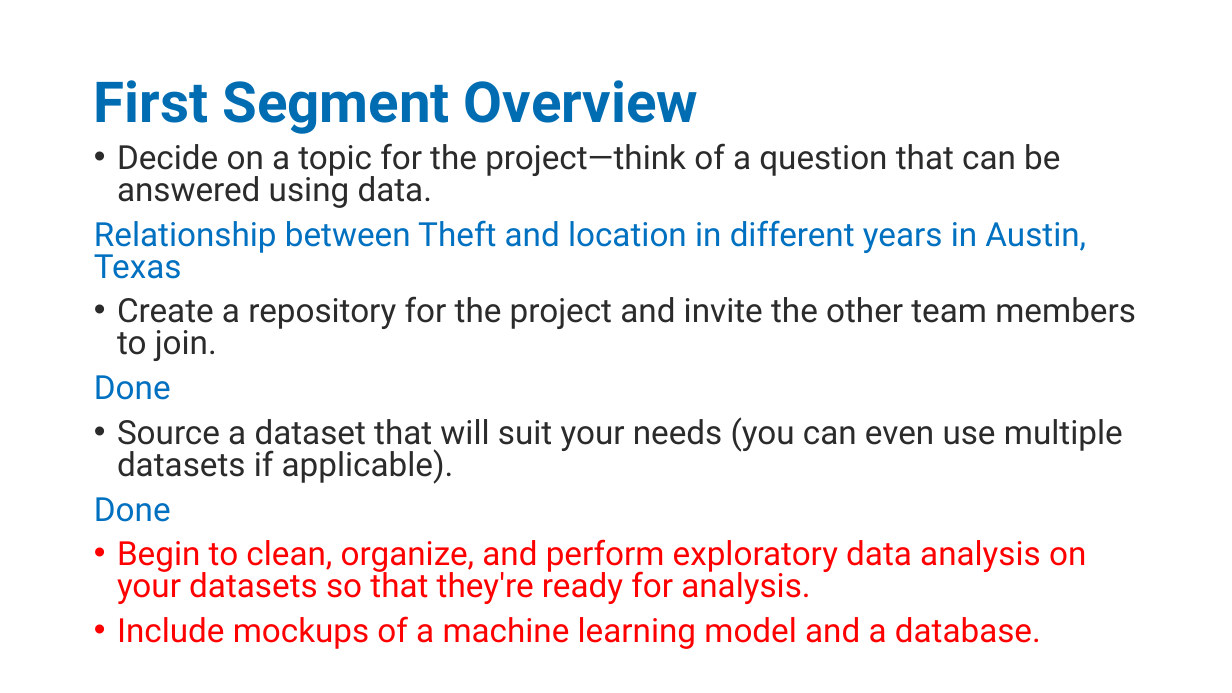
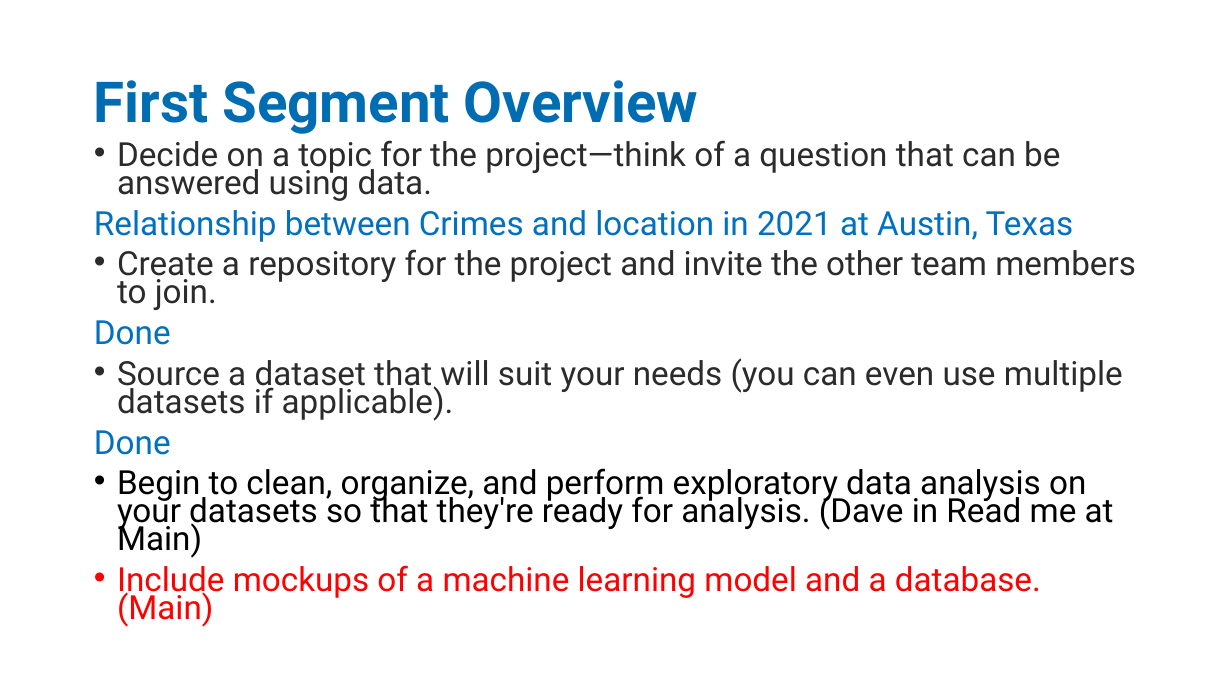
Before and after one commit to Hastieiliat/Final-Project, a slide deck: slide 3 of Final Project - Copy.pptx. Drawn at 1232x693 pixels with LibreOffice and Linux fonts; fonts in the diff are those of the drawing. Boxes give left, top, right and bottom in pixels: in the first picture for what was removed or moved away, otherwise in the second. Text is boxed around its words. In the diff, an @@ line names an element or a change of style, - is before the commit and + after.

Commit message:
final

```diff
--- a/Final Project - Copy.pptx
+++ b/Final Project - Copy.pptx
@@ text at (94,140,1136,455): line spacing 0.8 to 0.7 @@
@@ text at (94,210,1074,242): text changed @@
-Relationship between Theft and location in different years in Austin, Texas
+Relationship between Crimes and location in 2021 at Austin, Texas
@@ text at (117,468,1114,627): text changed; text colour #FF0000 to #000000 @@
-• Begin to clean, organize, and perform exploratory data analysis on your datasets so that they're ready for analysis.
-• Include mockups of a machine learning model and a database.
+• Begin to clean, organize, and perform exploratory data analysis on your datasets so that they're ready for analysis. (Dave in Read me at Main)
+• Include mockups of a machine learning model and a database. (Main)
```
Also in this commit, not shown: 1 other slide changed, 1 slide added.
